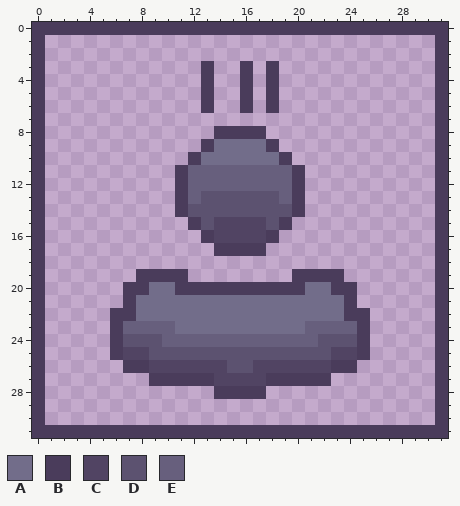
Two versions of one pixel-art file, aseprite files/low/fall_dmg.ase. This is how it looked before the edit.
32x32 pixels, 1 frame.
Palette (. is transparent): A #726d8a  B #4a3c5b  C #514463  D #5c5270  E #675f7d
Pixels before, first column x 0:
 0 BBBBBBBBBBBBBBBBBBBBBBBBBBBBBBBB
 1 B..............................B
 2 B..............................B
 3 B............B..B.B............B
 4 B............B..B.B............B
 5 B............B..B.B............B
 6 B............B..B.B............B
 7 B..............................B
 8 B.............BBBB.............B
 9 B............BAAAAB............B
10 B...........BAAAAAAB...........B
11 B..........BEEEEEEEEB..........B
12 B..........BEEEEEEEEB..........B
13 B..........BEDDDDDDEB..........B
14 B..........BDDDDDDDDB..........B
15 B...........BDCCCCDB...........B
16 B............BCCCCB............B
17 B.............BBBB.............B
18 B..............................B
19 B.......BBBB........BBBB.......B
20 B......BBAABBBBBBBBBBAABB......B
21 B......BAAAAAAAAAAAAAAAAB......B
22 B.....BBAAAAAAAAAAAAAAAABB.....B
23 B.....BEEEEAAAAAAAAAAEEEEB.....B
24 B.....BDDDEEEEEEEEEEEEDDDB.....B
25 B.....BCCDDDDDDDDDDDDDDCCB.....B
26 B......BBCCCCCCDDCCCCCCBB......B
27 B........BBBBBCCCCBBBBB........B
28 B.............BBBB.............B
29 B..............................B
30 B..............................B
31 BBBBBBBBBBBBBBBBBBBBBBBBBBBBBBBB
Once edited:
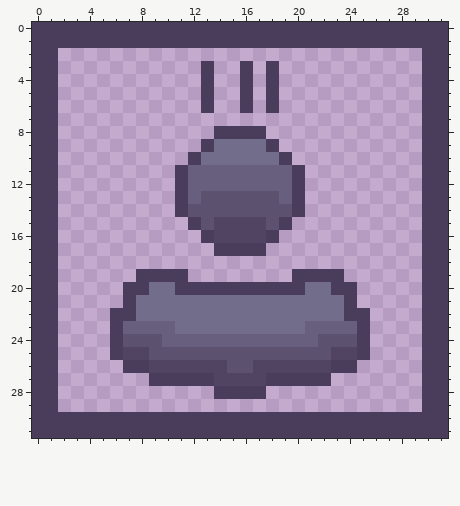
Difference:
There is now colour B in row 1 at x 1 to 30; in rows 2 to 29 at x 1 and 30; in row 30 at x 1 to 30.
Boxes around the changes in both pictures, in picture pixels (x1, y1, x2, y2):
added: (45, 35, 435, 425)
